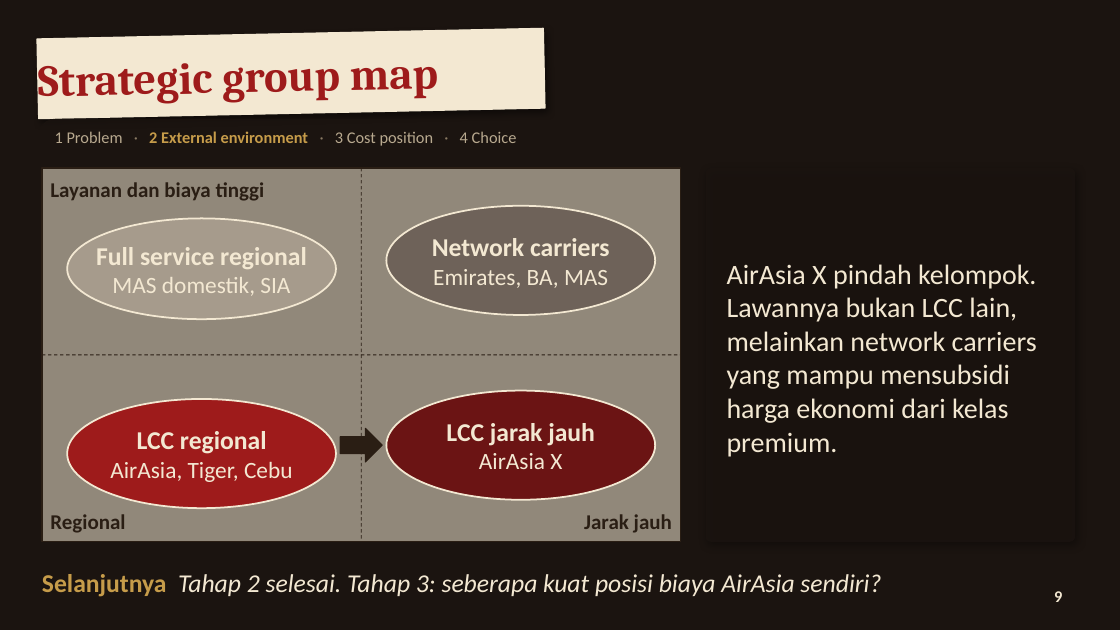
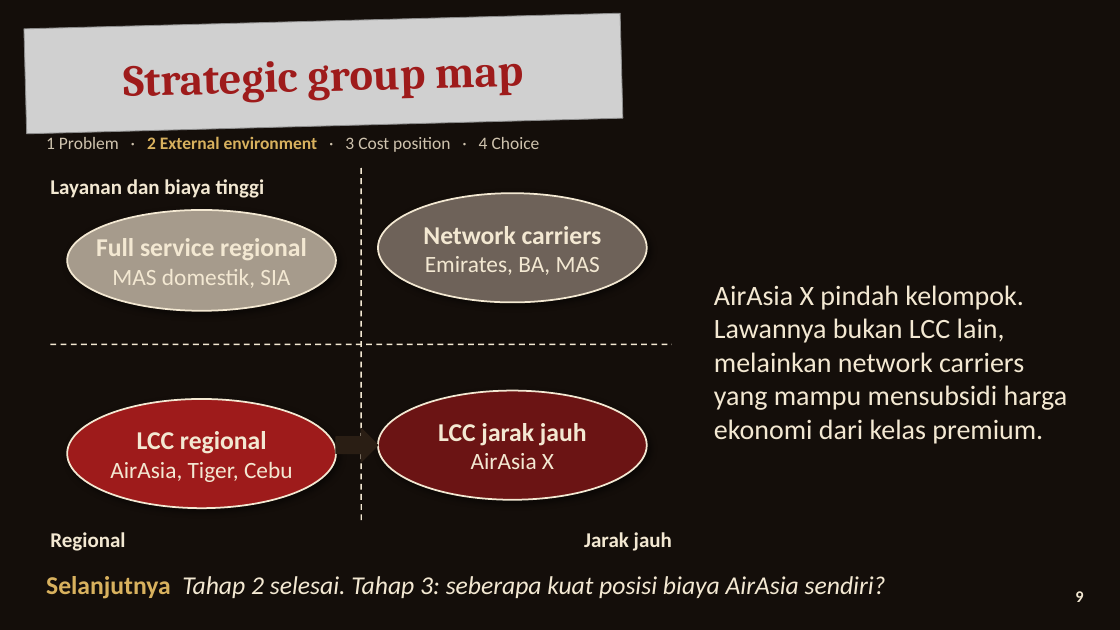
Before and after one commit to aslihabnuri/Dom-Manipulation, a slide deck: slide 9 of strategic-management/airasia-case/SMJKT_Group 3_Aslih_Case AirAsia.pptx. Drawn at 1120x630 pixels with LibreOffice and Linux fonts; fonts in the diff are those of the drawing; grey boxes stand for pictures; background and template pictures are left out. Boxes give left, top, right and bottom in pixels: in the first picture for what was removed or moved away, otherwise in the second. Text is boxed around its words. In the diff, an @@ line names an element or a change of style, - is before the commit and + after.

```diff
--- a/strategic-management/airasia-case/SMJKT_Group 3_Aslih_Case AirAsia.pptx
+++ b/strategic-management/airasia-case/SMJKT_Group 3_Aslih_Case AirAsia.pptx
@@ text "Strategic group map": place and size @@
-text "Strategic group map" at <box>38,63,438,104</box>
+text "Strategic group map" at <box>124,61,523,103</box>
@@ text "Strategic group map" at <box>124,61,523,103</box>: alignment left to centre @@
@@ picture added at <box>24,13,623,134</box> @@
@@ rectangle removed at <box>37,28,545,119</box> @@
@@ rounded rectangle removed at <box>38,119,760,155</box> @@
@@ text "1 Problem · 2 External ...": place and size @@
-text "1 Problem · 2 External ..." at <box>55,131,517,146</box>
+text "1 Problem · 2 External ..." at <box>46,136,540,152</box>
@@ text "1 Problem · 2 External ..." at <box>46,136,540,152</box>: size 14 to 15 pt; text colour #B8A98F to #CFC3AE in "1 Problem 3 Cost position 4 Choice"; text colour #8A7A64 to #CFC3AE in "· · ·"; text colour #C69C4A to #D8B15E in "2 External environment" @@
@@ rectangle removed at <box>42,168,681,542</box> @@
@@ line moved from (361, 168) - (361, 542) to (361, 168) - (361, 521) @@
@@ line (361, 168) - (361, 521): stroke #2A1E14 0.75 pt dashed to #F3E8D2 1.25 pt dashed @@
@@ rounded rectangle removed at <box>706,168,1075,542</box> @@
@@ ellipse: place and size @@
-ellipse at <box>386,206,655,315</box>
+ellipse at <box>378,193,647,302</box>
@@ shadow on in 4 elements at <box>67,399,336,508</box>, <box>378,391,647,500</box>, <box>67,210,336,311</box>, <box>378,193,647,302</box> @@
@@ text "Network carriers": place and size @@
-text "Network carriers" at <box>432,238,610,288</box>
+text "Network carriers" at <box>423,226,602,275</box>
@@ text "AirAsia X pindah kelompok. Lawannya ..." rewrapped from <box>727,264,1037,457</box> to <box>714,285,1068,444</box> @@
@@ ellipse: place and size @@
-ellipse at <box>67,218,336,319</box>
+ellipse at <box>67,210,336,311</box>
@@ text "Full service regional": place and size @@
-text "Full service regional" at <box>96,247,307,296</box>
+text "Full service regional" at <box>96,238,307,288</box>
@@ line moved from (42, 355) - (681, 355) to (50, 344) - (672, 344) @@
@@ line (50, 344) - (672, 344): stroke #2A1E14 0.75 pt dashed to #F3E8D2 1.25 pt dashed @@
@@ ellipse: place and size @@
-ellipse at <box>386,391,655,500</box>
+ellipse at <box>378,391,647,500</box>
@@ text "LCC jarak jauh": place and size @@
-text "LCC jarak jauh" at <box>446,423,595,469</box>
+text "LCC jarak jauh" at <box>438,423,587,469</box>
@@ right arrow: place and size @@
-right arrow at <box>340,429,382,462</box>
+right arrow at <box>336,429,378,462</box>
@@ text "Regional": place and size @@
-text "Regional" at <box>50,514,125,533</box>
+text "Regional" at <box>50,532,125,551</box>
@@ text colour #2A1E14 to #F3E8D2 in 3 elements at <box>50,179,265,198</box>, <box>50,532,125,551</box>, <box>584,532,672,551</box> @@
@@ text "Jarak jauh": place and size @@
-text "Jarak jauh" at <box>584,514,672,533</box>
+text "Jarak jauh" at <box>584,532,672,551</box>
@@ rectangle removed at <box>0,556,1120,608</box> @@
@@ text "Selanjutnya Tahap 2 selesai. Tahap ..." at <box>46,576,886,599</box>: text colour #C69C4A to #D8B15E in "Selanjutnya" @@
@@ text "9" at <box>1075,591,1083,602</box>: alignment centre to right @@
@@ ellipse removed at <box>1038,576,1080,618</box> @@
```
Also in this commit, not shown: 19 other slides changed, 11 other files.
